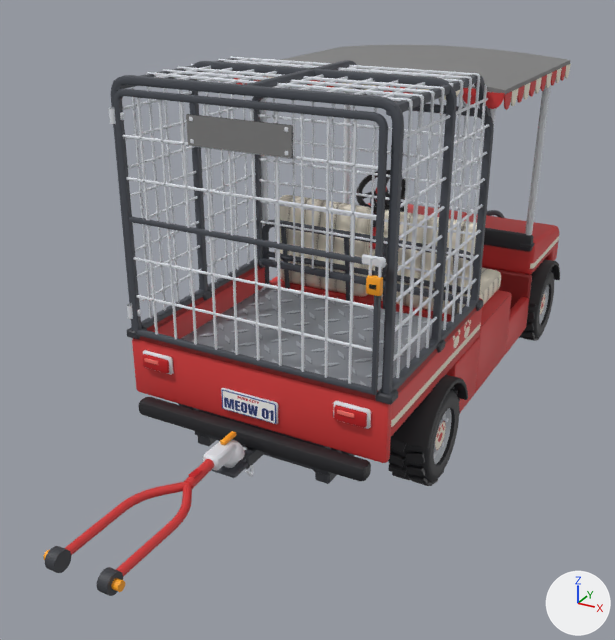
An edit to the FBX model assets/caddy/caddy.fbx, drawn before and after from the same camera.
Before and after are seen from a 50 mm lens placed at (6.46, -15.03, 8.43), pointed at (-0.35, -2.64, 2.24). Lighting does not change. The marker at lower right points along +X, +Y and +Z. The older version comes first.

Objects in the first picture: 'Body', 'CageGate', 'Canopy', 'CargoCage', 'TowBar', 'TowHitch', 'WheelFR', 'WheelRR' and 1 more.
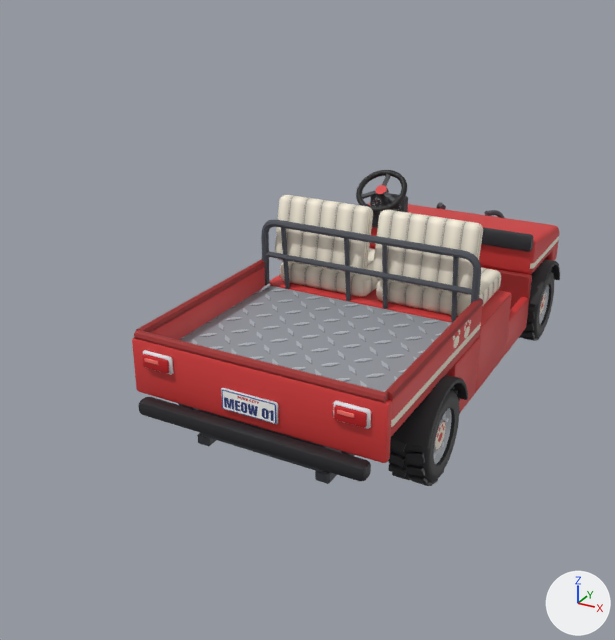
Boxes (x1, y1, x2, y2) around the edits, measured in the pictures (615 x 640 px):
'CargoCage', deleted: before (111, 57, 494, 405)
'CageGate', deleted: before (109, 89, 388, 395)
'Canopy', deleted: before (234, 45, 571, 249)
'TowBar', deleted: before (44, 431, 245, 596)
'TowHitch', deleted: before (195, 431, 340, 478)

Patch to the scene script:
```diff
--- a/assets/caddy/caddy.fbx.py
+++ b/assets/caddy/caddy.fbx.py
@@ ob_canopy @@
-ob_canopy = bpy.data.objects.new('Canopy', me_canopy)
-ob_canopy.location = (0.0, 0.75, 4.53)
@@ ob_towhitch @@
-ob_towhitch = bpy.data.objects.new('TowHitch', me_towhitch)
-ob_towhitch.location = (0.0, -5.26, 1.09)
@@ ob_cargocage @@
-ob_cargocage = bpy.data.objects.new('CargoCage', me_cargocage_001)
-ob_cargocage.location = (0.0, -3.12, 4.58)
@@ ob_cagegate @@
-ob_cagegate = bpy.data.objects.new('CageGate', me_cagegate_001)
-ob_cagegate.location = (-0.01, -5.27, 4.55)
@@ ob_towbar @@
-ob_towbar = bpy.data.objects.new('TowBar', me_towbar)
-ob_towbar.location = (0.0, -7.34, 1.41)
```
